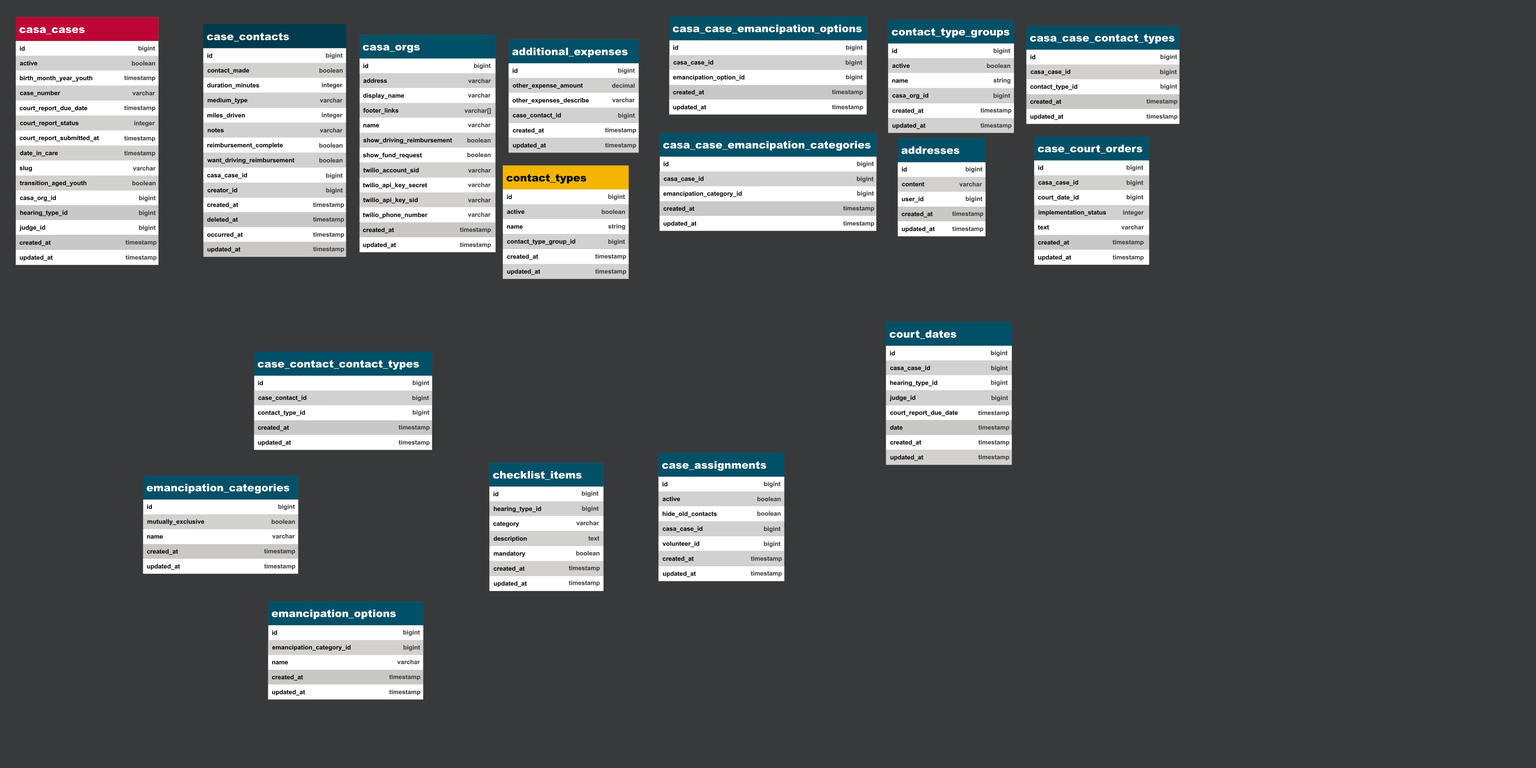
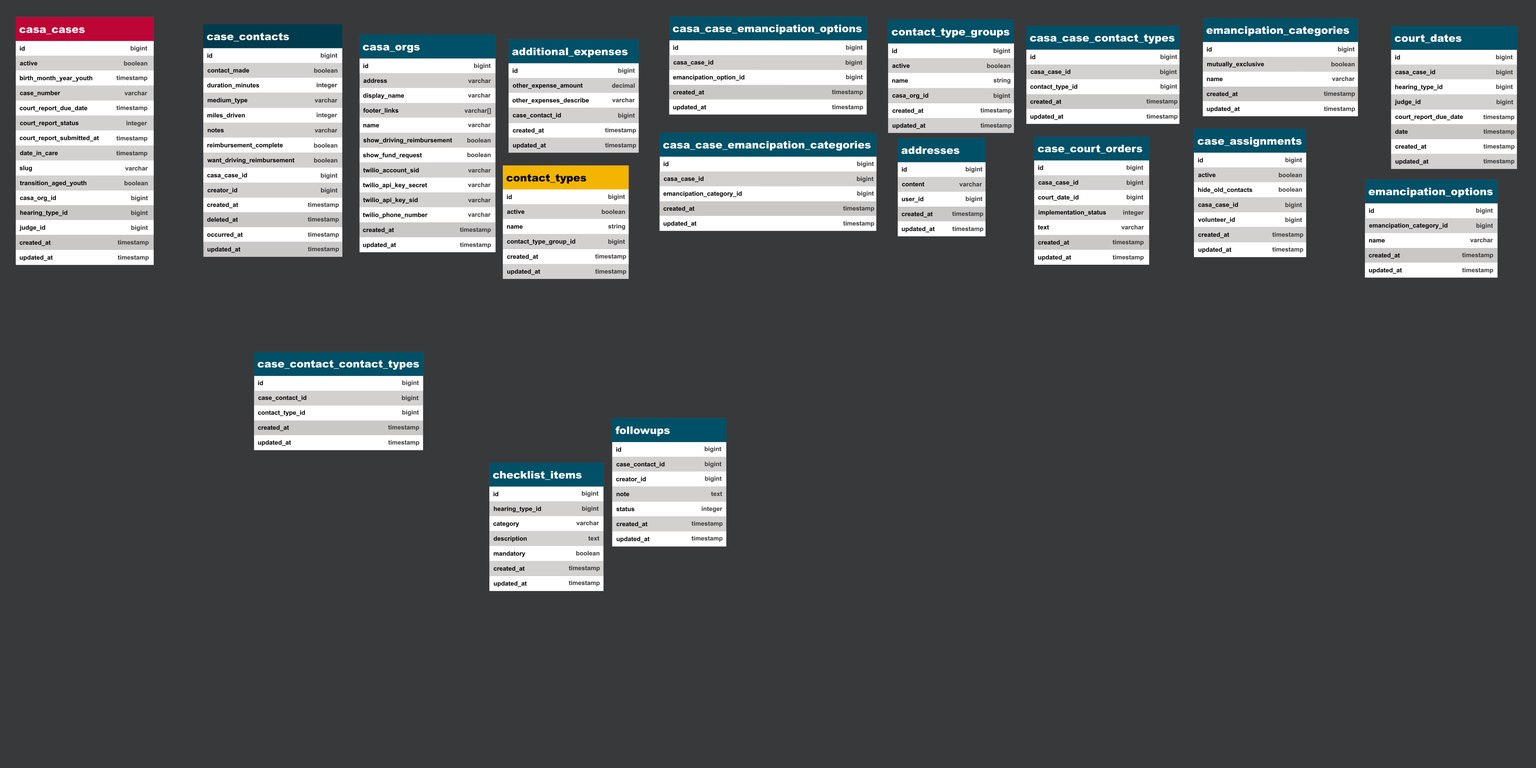
Two versions of the same layered image (1536×768). Layer-by-layer changes:
pixels changed over (x1=15, y1=16, x2=1518, y2=700) (layer not identified)
